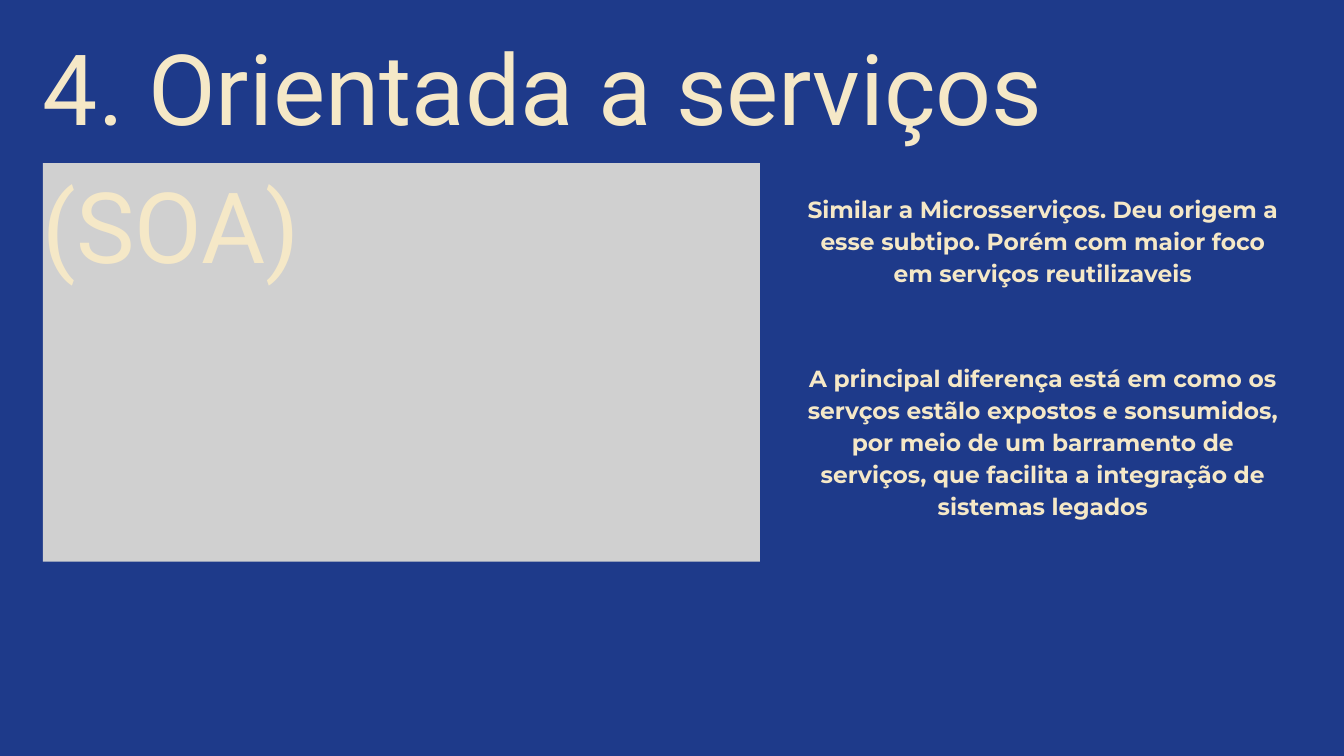
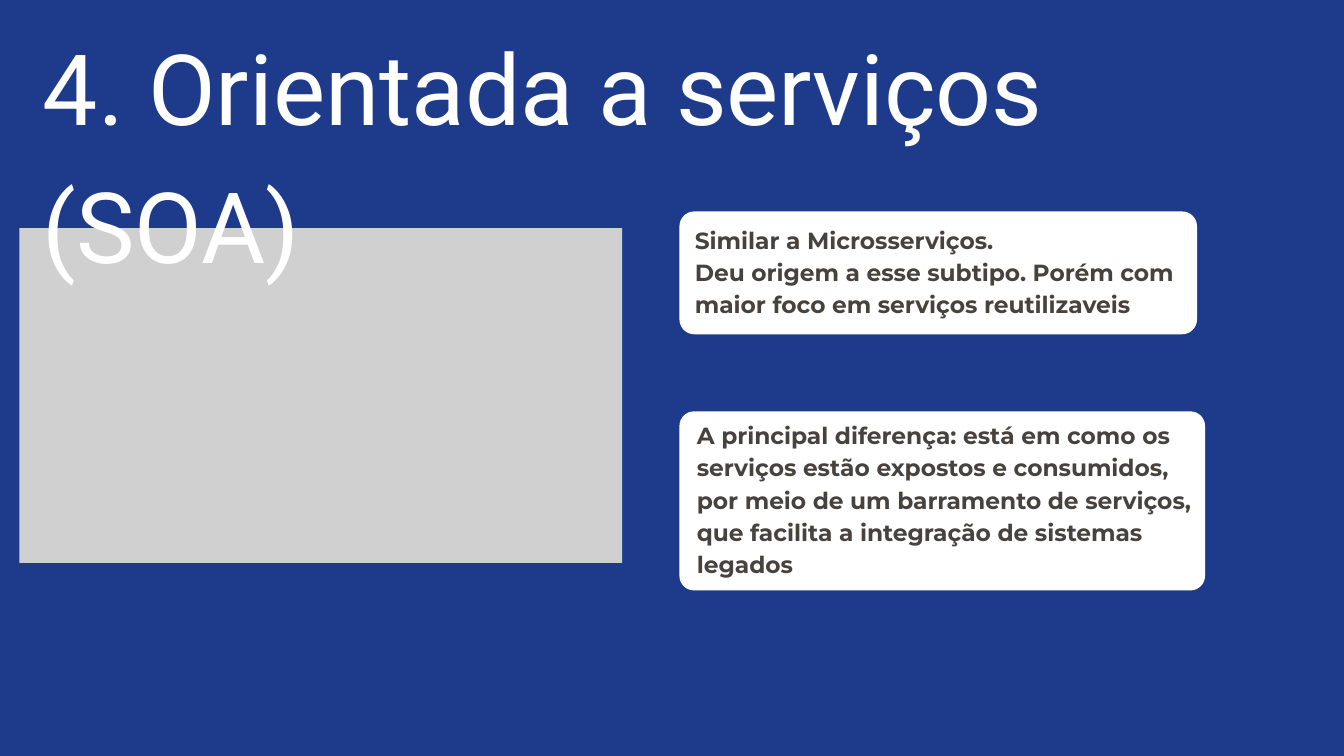
Before and after one commit to Liche008/Eng-Soft2-Grupo2, a slide deck: slide 10 of Apresentacao.pptx. Drawn at 1344x756 pixels with LibreOffice and Linux fonts; fonts in the diff are those of the drawing; grey boxes stand for pictures. Boxes give left, top, right and bottom in pixels: in the first picture for what was removed or moved away, otherwise in the second. Text is boxed around its words. In the diff, an @@ line names an element or a change of style, - is before the commit and + after.

```diff
--- a/Apresentacao.pptx
+++ b/Apresentacao.pptx
@@ text "4. Orientada a serviços (SOA)" at (43, 51, 1043, 285): text colour #F5E8C7 to #FFFFFF @@
@@ picture: place and size @@
-picture at (43, 163, 760, 562)
+picture at (19, 228, 622, 562)
@@ freeform shape added at (679, 212, 1197, 335), fill #FFFFFF @@
@@ text at (695, 230, 1173, 319): text changed; text colour #F5E8C7 to #47423E @@
-Similar a Microsserviços. Deu origem a esse subtipo. Porém com maior foco em serviços reutilizaveis
+Similar a Microsserviços.
+Deu origem a esse subtipo. Porém com maior foco em serviços reutilizaveis
@@ freeform shape added at (679, 411, 1205, 590), fill #FFFFFF @@
@@ text at (697, 425, 1191, 578): text changed; text colour #F5E8C7 to #47423E @@
-A principal diferença está em como os servços estãlo expostos e sonsumidos, por meio de um barramento de serviços, que facilita a integração de sistemas legados
+A principal diferença: está em como os serviços estão expostos e consumidos, por meio de um barramento de serviços, que facilita a integração de sistemas legados
```
Also in this commit, not shown: 10 other slides changed, 7 slides added, 7 slides removed.
